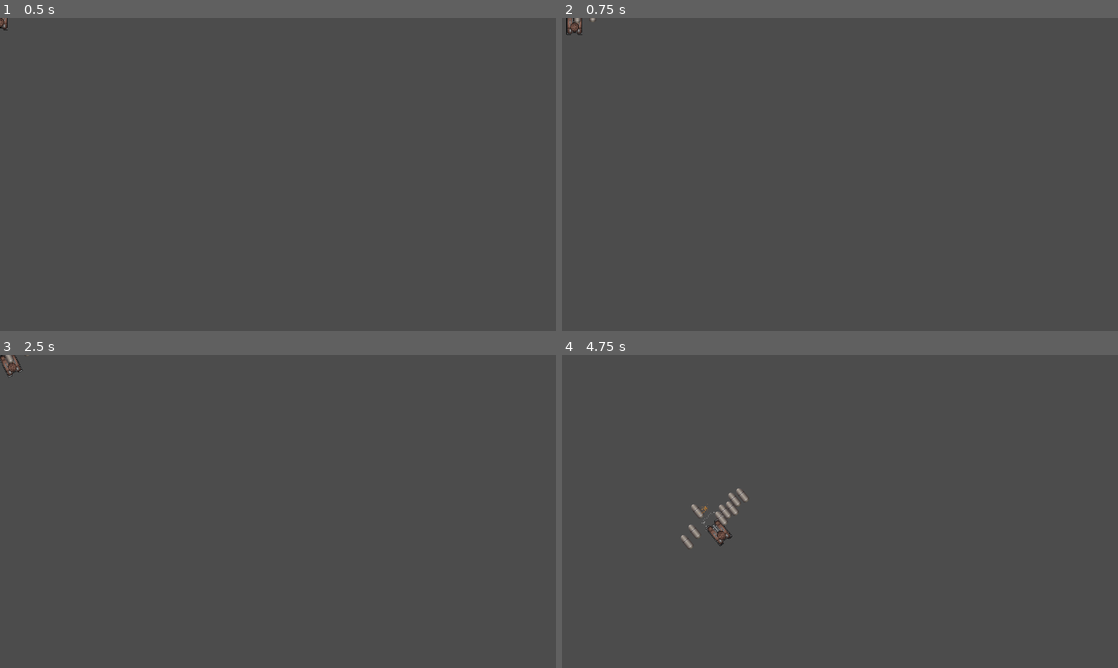
Above: before the commit, frames 1-4 (two rows, left to right).
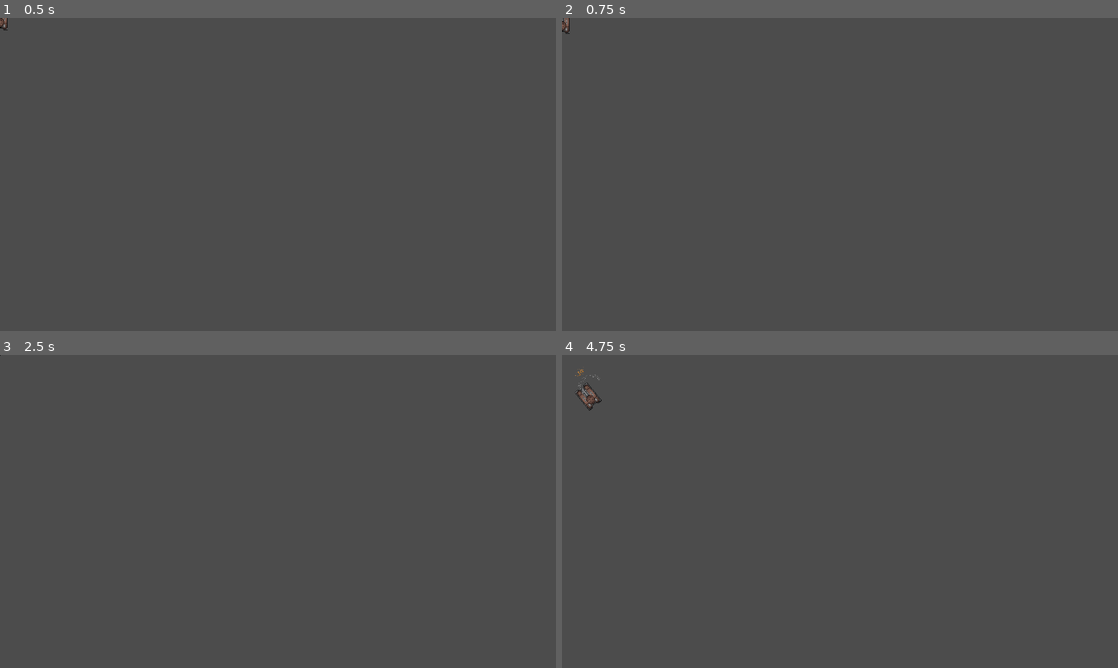
Above: after the commit, the same moments.

Repository: Tolikf1/battolia_village
Game: Godot game, scene res://scenes/tank/Tank.tscn
The game is run twice, just before and just after one commit, with the same random seed, the same clock (stepped at 60 frames per second) and the same inputs. The project has no main scene, so this scene is started directly.
Inputs:
- Up to frame 1 (0.5 s): no input
- Up to frame 2 (0.75 s): tap Enter at 0.5 s; hold Up (move_forward) from 0.53 s (still down); tap Space (fire_weapon) at 0.6 s
- Up to frame 3 (2.5 s): tap Space (fire_weapon) at 1.25, 1.35, 2.3 s; tap Enter at 2 s; release Up (move_forward) at 2.03 s; hold Down (move_back) from 2.03 s (still down); hold Left (rotate_CCW) from 2.03 s (still down)
- Up to frame 4 (4.75 s): release Left (rotate_CCW) at 2.78 s; tap Right (rotate_CW) at 2.85 s; tap Space (fire_weapon) at 3.05, 3.6, 4.35 s; release Down (move_back) at 4.28 s; hold Up (move_forward) from 4.28 s (still down)

Frame 1 is identical in both runs. In frame 2, 0.1% of the frame differs, in the area x 0-6%, y 0-6%; in frame 3, 0.1%; in frame 4, 0.7%, in the area x 2-34%, y 4-62%.

Commit message:
shell parent instantiation; class names

Diff:
--- a/2d/Shell.gd
+++ b/2d/Shell.gd
@@ -1,9 +1,12 @@
 extends KinematicBody2D
+
+class_name Shell
 
 var velocity = Vector2.ZERO
 
 func init(direction: Vector2, shell_speed: float):
 	velocity = direction * shell_speed
+	rotation = -direction.angle_to(Vector2.UP)
 
 func _physics_process(delta):
 	var collision = move_and_collide(velocity * delta)
--- a/2d/project.godot
+++ b/2d/project.godot
@@ -7,6 +7,28 @@
 ;   param=value ; assign values to parameters
 
 config_version=4
+
+_global_script_classes=[ {
+"base": "KinematicBody2D",
+"class": "Shell",
+"language": "GDScript",
+"path": "res://Shell.gd"
+}, {
+"base": "RigidBody2D",
+"class": "ShootingEffects",
+"language": "GDScript",
+"path": "res://scenes/tank/ShootingEffects.gd"
+}, {
+"base": "KinematicBody2D",
+"class": "Tank",
+"language": "GDScript",
+"path": "res://scenes/tank/Tank.gd"
+} ]
+_global_script_class_icons={
+"Shell": "",
+"ShootingEffects": "",
+"Tank": ""
+}
 
 [application]
 
--- a/2d/scenes/tank/ShootingEffects.gd
+++ b/2d/scenes/tank/ShootingEffects.gd
@@ -1,9 +1,13 @@
 extends RigidBody2D
 
+class_name ShootingEffects
+
+func init(tank_rotation: float, tank_speed: float):
+	rotation = tank_rotation
+	linear_velocity = Vector2.UP.rotated(rotation) * tank_speed
 
 func _ready():
 	$Timer.start($SmokeParticles.lifetime)
 
-
 func _on_Timer_timeout():
 	queue_free()
--- a/2d/scenes/tank/Tank.gd
+++ b/2d/scenes/tank/Tank.gd
@@ -1,4 +1,6 @@
 extends KinematicBody2D
+
+class_name Tank
 
 export (float) var speed
 export (float) var rotation_speed
@@ -39,7 +41,7 @@
 	shoot(input_speed * speed)
 
 # speed, rotation є {0, 1, -1}
-func animate_tracks(speed, rotation):
+func animate_tracks(speed: float, rotation: float):
 	if speed:
 		$Spites/Tracks/L.playing = true
 		$Spites/Tracks/R.playing = true
@@ -53,14 +55,17 @@
 		$Spites/Tracks/L.playing = false
 		$Spites/Tracks/R.playing = false
 
-func shoot(speed):
+func shoot(speed: float):
 	if Input.is_action_just_pressed("fire_weapon"):
-		var shell = shell_scene.instance()
-		shell.position = $NozzlePosition.position
+		var nozzle_position_in_parent = position + $NozzlePosition.position
+
+		var shell : Shell = shell_scene.instance()
+		shell.position = nozzle_position_in_parent
 		shell.init(Vector2.UP.rotated(rotation), shell_speed)
-		add_child(shell)
+		shell.scale = 0.5 * Vector2.ONE
+		get_parent().add_child(shell)
 
-		var shot = shooting_effects_scene.instance()
-		shot.position = $NozzlePosition.position
-		shot.linear_velocity = Vector2.UP.rotated(rotation) * speed
-		add_child(shot)
+		var shot : ShootingEffects = shooting_effects_scene.instance()
+		shot.position = nozzle_position_in_parent
+		shot.init(rotation, speed)
+		get_parent().add_child(shot)
--- a/2d/scenes/tank/Tank.tscn
+++ b/2d/scenes/tank/Tank.tscn
@@ -27,7 +27,7 @@
 speed = 100.0
 rotation_speed = 1.0
 shell_scene = ExtResource( 7 )
-shell_speed = 10.0
+shell_speed = 600.0
 shooting_effects_scene = ExtResource( 6 )
 
 [node name="CollisionShape2D" type="CollisionShape2D" parent="."]
